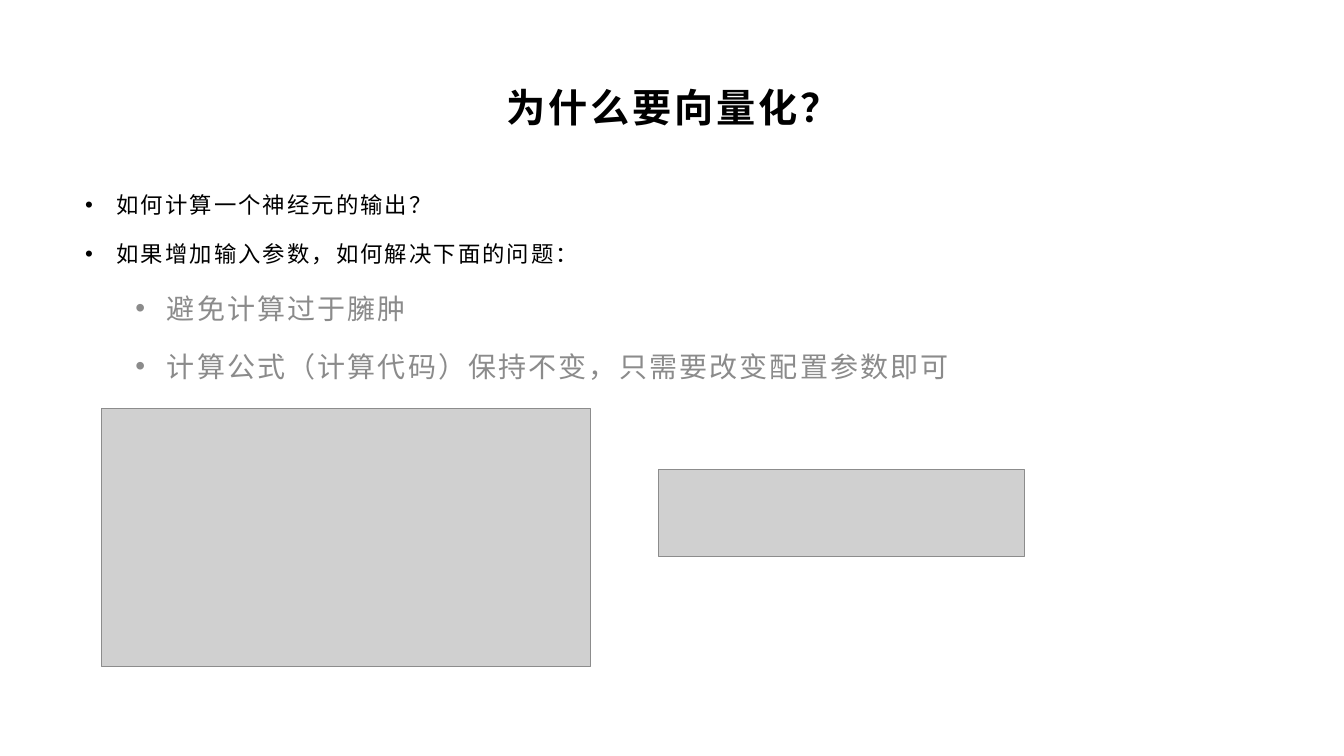
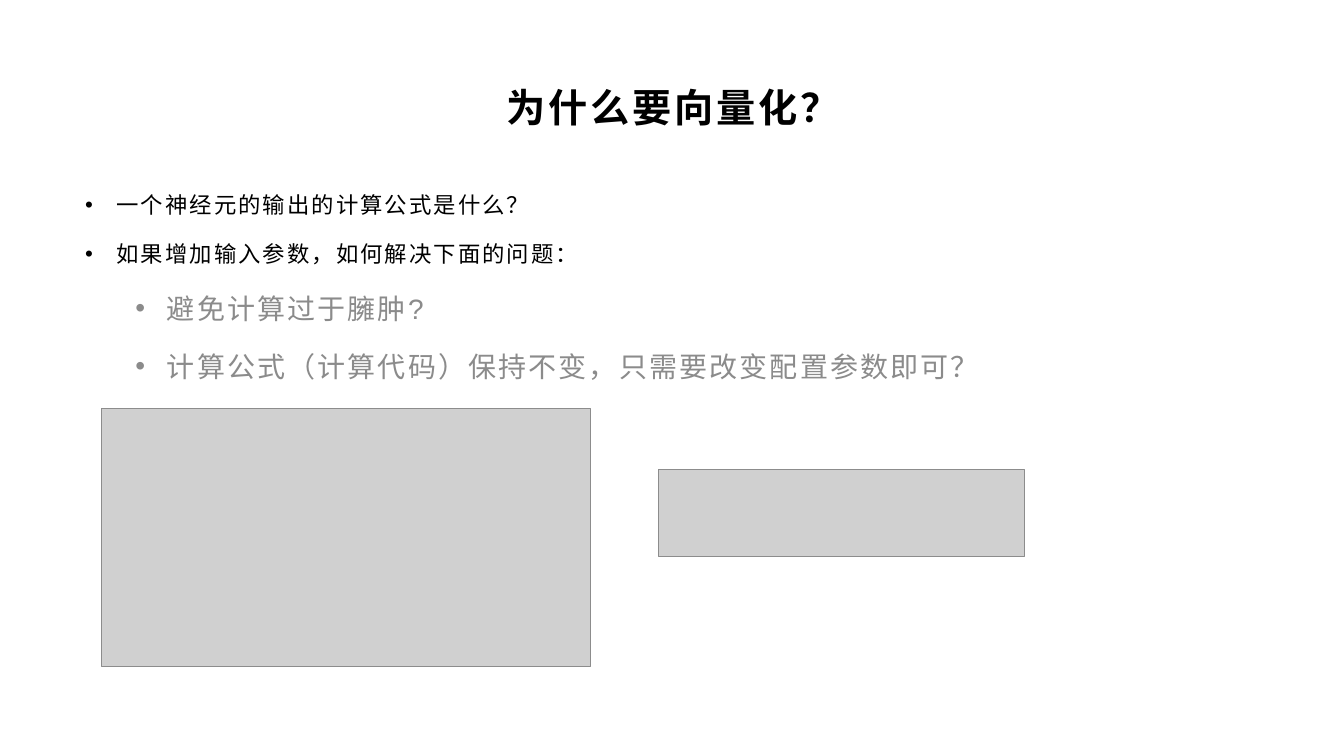
Before and after one commit to yyc-git/DeepLearningEdu, a slide deck: slide 7 of lessons/3_derivation/ppt/全连接层的前向和后向传播推导.pptx. Drawn at 1344x756 pixels with LibreOffice and Linux fonts; fonts in the diff are those of the drawing; grey boxes stand for pictures; background and template pictures are left out. Boxes give left, top, right and bottom in pixels: in the first picture for what was removed or moved away, otherwise in the second. Text is boxed around its words. In the diff, an @@ line names an element or a change of style, - is before the commit and + after.

```diff
--- a/lessons/3_derivation/ppt/全连接层的前向和后向传播推导.pptx
+++ b/lessons/3_derivation/ppt/全连接层的前向和后向传播推导.pptx
@@ text at bbox=[117, 194, 530, 215]: text changed @@
-• 如何计算一个神经元的输出？
+• 一个神经元的输出的计算公式是什么？
@@ text at bbox=[167, 295, 979, 380]: text changed @@
-  • 避免计算过于臃肿
-  • 计算公式（计算代码）保持不变，只需要改变配置参数即可
+  • 避免计算过于臃肿?
+  • 计算公式（计算代码）保持不变，只需要改变配置参数即可？
```
Also in this commit, not shown: 4 other slides changed.
